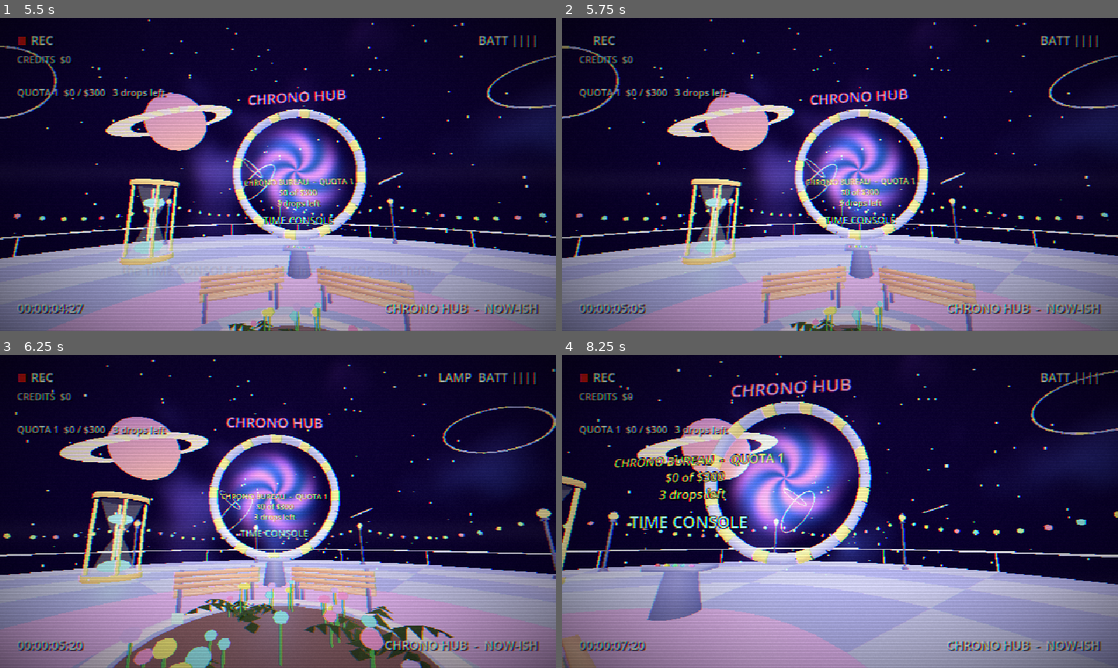
Above: before the commit, frames 1-4 (two rows, left to right).
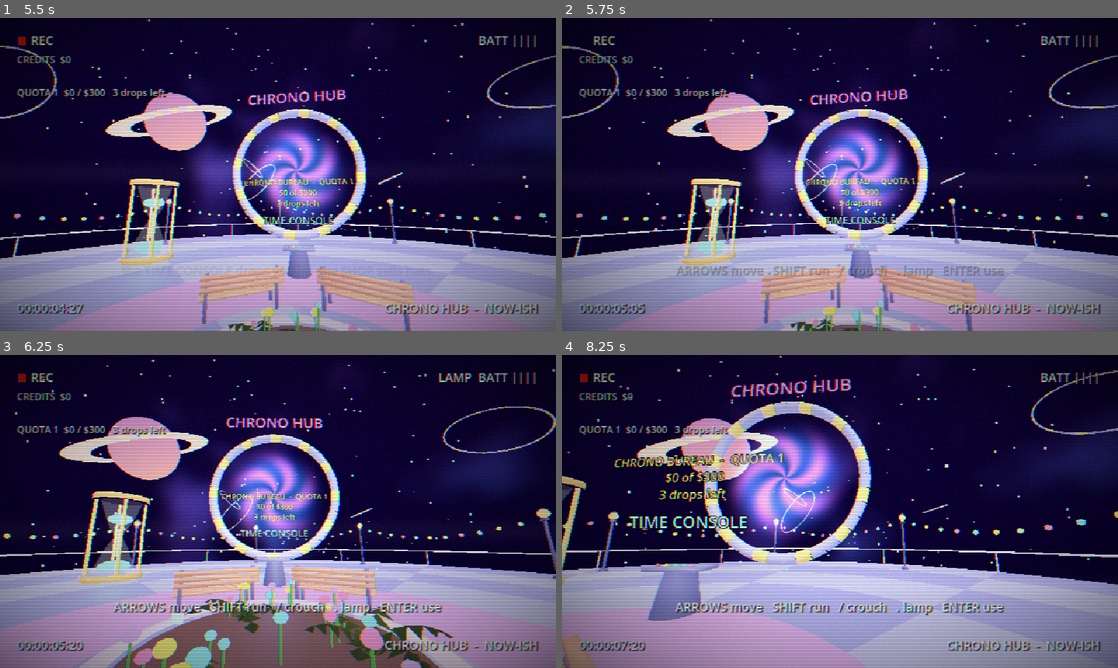
Above: after the commit, the same moments.

Repository: scarbone98/deep-time
Game: Godot game, scene res://scenes/main.tscn
The game is run twice, just before and just after one commit, with the same random seed, the same clock (stepped at 60 frames per second) and the same inputs.
Inputs (mouse positions are in pixels of both pictures, inside the frame that each line leads up to):
- Up to frame 1 (5.5 s): click "PLAY" at 0.5 s; tap Enter at 1.25 s; move the mouse to (305, 174) at 1.27 s; hold C (crouch) 1.28-2.03 s; hold Up (fwd) from 1.28 s (still down); click (305, 174) at 1.42 s; tap Space (jump) at 1.52, 1.82, 2.27, 2.57, 3.77, 4.07, 4.52, 4.82, 5.27 s; tap Q (decoy) at 1.55, 2.1 s; move the mouse to (250, 174) at 2.02 s; tap G (drop) at 2.3 s; move the mouse to (289, 168) at 2.77 s; hold G (drop) 2.78-3.53 s; tap Z (emote1) at 3.05, 3.6 s; move the mouse to (272, 180) at 3.52 s; click (272, 180) at 3.67 s; tap X (emote2) at 3.8, 4.35 s; move the mouse to (316, 177) at 4.27 s; tap V (emote3) at 4.55, 5.1 s; tap M (mute) at 4.9 s; move the mouse to (233, 171) at 5.02 s; tap B (emote4) at 5.3 s
- Up to frame 2 (5.75 s): keep holding Up (fwd); tap Space (jump) at 5.57 s
- Up to frame 3 (6.25 s): keep holding Up (fwd); move the mouse to (283, 511) at 5.77 s; hold F (light) from 5.78 s (still down); tap B (emote4) at 5.85 s; click (283, 511) at 5.92 s
- Up to frame 4 (8.25 s): move the mouse to (817, 505) at 6.52 s; release Up (fwd) at 6.53 s; release F (light) at 6.53 s; hold Right (right) 6.53-7.28 s; tap F (light) at 6.6 s; tap Space (jump) at 6.77, 7.07, 7.52, 7.82 s; tap R (scan) at 6.8 s; move the mouse to (867, 511) at 7.27 s; hold R (scan) 7.28-8.03 s; hold Up (fwd) from 7.28 s (still down); tap Shift (sprint) at 7.55, 8.1 s; move the mouse to (812, 511) at 8.02 s; click (812, 511) at 8.17 s

Frame 1 is identical in both runs. In frame 2, 1.0% of the frame differs, in the area x 20-80%, y 79-84%; in frame 3, 1.3%; in frame 4, 1.4%, in the area x 20-80%, y 78-84%.

Commit message:
Controls: arrows and the keys round them, so add-ons can't eat E and D
Arrows move, Enter grabs/uses, Backspace drops, \ throws, / crouches,
. lamp, , decoy, ; scan, ' flash. The old letters still work as a second
binding. The hub shows the scheme on arrival, and the prompts name the
new keys.

Also fixes the console and shop never opening from the keyboard: the
press that opened them closed them again in the same handler.

Co-Authored-By: Claude Opus 5.5 <noreply@anthropic.com>

Diff:
--- a/src/main.gd
+++ b/src/main.gd
@@ -686,13 +686,17 @@
 
 
 func _input_map() -> void:
+	# Arrows and the keys round them first: browser add-ons (Vim-style ones
+	# like Surfingkeys) grab letters such as D and E before the game sees
+	# them. The old letters still work as a second binding.
 	var m := {
-		"fwd": [KEY_W, KEY_UP], "back": [KEY_S, KEY_DOWN], "left": [KEY_A, KEY_LEFT], "right": [KEY_D, KEY_RIGHT],
-		"sprint": [KEY_SHIFT], "crouch": [KEY_C], "light": [KEY_F], "use": [KEY_E], "drop": [KEY_G], "jump": [KEY_SPACE], "decoy": [KEY_Q],
-		"scan": [KEY_R], "stun": [KEY_H],
+		"fwd": [KEY_UP, KEY_W], "back": [KEY_DOWN, KEY_S], "left": [KEY_LEFT, KEY_A], "right": [KEY_RIGHT, KEY_D],
+		"sprint": [KEY_SHIFT], "crouch": [KEY_SLASH, KEY_C], "light": [KEY_PERIOD, KEY_F], "use": [KEY_ENTER, KEY_KP_ENTER, KEY_E],
+		"drop": [KEY_BACKSPACE, KEY_G], "jump": [KEY_SPACE], "decoy": [KEY_COMMA, KEY_Q],
+		"scan": [KEY_SEMICOLON, KEY_R], "stun": [KEY_APOSTROPHE, KEY_H],
 		"sens_down": [KEY_BRACKETLEFT], "sens_up": [KEY_BRACKETRIGHT],
 		"slot1": [KEY_1], "slot2": [KEY_2], "slot3": [KEY_3], "slot4": [KEY_4], "slot5": [KEY_5], "slot6": [KEY_6],
-		"throw": [KEY_T], "emote1": [KEY_Z], "emote2": [KEY_X], "emote3": [KEY_V], "emote4": [KEY_B], "mute": [KEY_M],
+		"throw": [KEY_BACKSLASH, KEY_T], "emote1": [KEY_Z], "emote2": [KEY_X], "emote3": [KEY_V], "emote4": [KEY_B], "mute": [KEY_M],
 	}
 	for a in m:
 		if InputMap.has_action(a):
@@ -993,11 +997,13 @@
 			tips.append([("+%s" % Run.cash(Run.last_haul)) if Run.last_haul > 0 else "came home empty-handed", 3.5])
 			Run.last_haul = -1
 		tips.append(["the TIME CONSOLE drops you in.  the SHOP sells hats.", 5.0])
+		if not touch:
+			tips.append(["ARROWS move   SHIFT run   / crouch   . lamp   ENTER use", 5.0])
 	else:
 		tips = [["", 1.0], ["%s  -  %s" % [cond.get("name", "CLEAR"), cond.get("about", "")], 4.0], ["the rift stays open for 7 minutes.", 3.5],
 			["carry loot back and set it down on the rift's carpet.  it all comes home with you.", 5.5],
 			["eggs are worth the most.  their parents disagree.", 4.0], [era.tip, 4.0],
-			["E grab   G drop   T throw   1-4 / wheel switch hands   Q decoy" if not touch else "GRAB it.  DROP it on the rift's carpet.", 5.0]]
+			["ENTER grab   BACKSPACE drop   \\ throw   1-4 / wheel switch hands   , decoy" if not touch else "GRAB it.  DROP it on the rift's carpet.", 5.0]]
 	if mode == "client":
 		if not touch:
 			tips.push_front(["click to grab the camera", 3.0])
@@ -2122,14 +2128,14 @@
 	lines.append("")
 	lines.append(_quota_text())
 	if Run.decoys > 0:
-		lines.append("DECOYS  %d%s" % [Run.decoys, "" if touch else "  (Q)"])
+		lines.append("DECOYS  %d%s" % [Run.decoys, "" if touch else "  ( , )"])
 	var tools := []
 	if int(Run.gear.get("shovel", 0)) > 0:
 		tools.append("SHOVEL" + ("" if touch else " (click)"))
 	if int(Run.gear.get("scanner", 0)) > 0:
-		tools.append("SCAN" + ("" if touch else " (R)"))
+		tools.append("SCAN" + ("" if touch else " ( ; )"))
 	if int(Run.gear.get("flash", 0)) > 0:
-		tools.append("FLASH x%d" % local.flash_left + ("" if touch else " (H)"))
+		tools.append("FLASH x%d" % local.flash_left + ("" if touch else " ( ' )"))
 	if not tools.is_empty():
 		lines.append("  ".join(tools))
 	hud.set_list("\n".join(lines))
@@ -2221,6 +2227,8 @@
 # ================================================================ frame
 
 func _unhandled_input(e: InputEvent) -> void:
+	# the press that opens the console or shop mustn't also close it below
+	var ui_was := ui
 	if state == "play" and local.alive and not local.through and ui == "":
 		if e.is_action_pressed("use"):
 			_use()
@@ -2254,7 +2262,7 @@
 		Run.sens = clampf(Run.sens + (0.1 if e.is_action_pressed("sens_up") else -0.1), 0.2, 3.0)
 		Run.save()
 		hud.say([["look sensitivity  %.1f   ( [ and ] )" % Run.sens, 1.5]])
-	if e.is_action_pressed("use") and (ui == "console" or ui == "shop"):
+	if e.is_action_pressed("use") and (ui_was == "console" or ui_was == "shop"):
 		_close_ui()
 		get_viewport().set_input_as_handled()
 		return
@@ -2394,15 +2402,15 @@
 		was.targeted = false
 	if target_loot:
 		target_loot.targeted = true
-		hud.prompt(("GRAB" if touch else "E  grab") + "  %s" % target_loot.item_name)
+		hud.prompt(("GRAB" if touch else "ENTER  grab") + "  %s" % target_loot.item_name)
 	elif target_spot == "rift":
-		hud.prompt(("HOME" if touch else "E") + "  go home now   (the crew takes " + Run.cash(_pad_value() + home_value) + ")")
+		hud.prompt(("HOME" if touch else "ENTER") + "  go home now   (the crew takes " + Run.cash(_pad_value() + home_value) + ")")
 	elif target_spot != "":
-		hud.prompt(("USE" if touch else "E") + "  " + {"console": "TIME CONSOLE", "shop": "SHOP"}[target_spot])
+		hud.prompt(("USE" if touch else "ENTER") + "  " + {"console": "TIME CONSOLE", "shop": "SHOP"}[target_spot])
 	elif local.held_item() >= 0 and exit_node and exit_node.on_pad(local):
-		hud.prompt(("DROP" if touch else "G") + "  set it down on the carpet")
+		hud.prompt(("DROP" if touch else "BACKSPACE") + "  set it down on the carpet")
 	elif local.held_item() >= 0 and loot[local.held_item()].two_handed and not hub:
-		hud.prompt("both hands full" + ("" if touch else "  -  G drop   T throw"))
+		hud.prompt("both hands full" + ("" if touch else "  -  BACKSPACE drop   \\ throw"))
 	elif local.free_slot() < 0 and not hub:
 		hud.prompt("hands full  -  take it back to the rift")
 	else:
--- a/src/shop.gd
+++ b/src/shop.gd
@@ -42,7 +42,7 @@
 	{"id": "scanner", "name": "SCANNER", "costs": [180], "about": "R: pings loot values and nearby creatures"},
 	{"id": "flash", "name": "STUN FLASH", "costs": [220], "about": "H: blinds every hunter that can see you. 3 charges a drop"},
 	{"id": "walkie", "name": "WALKIE-TALKIE", "costs": [80], "about": "talk to friends with walkies from anywhere (co-op)"},
-	{"id": "decoy", "name": "SQUEAKY DECOY", "costs": [35], "about": "Q: throw it; it squeaks and draws the hunter"},
+	{"id": "decoy", "name": "SQUEAKY DECOY", "costs": [35], "about": "COMMA: throw it; it squeaks and draws the hunter"},
 	{"id": "pack", "name": "BIGGER POCKETS", "costs": [250, 600], "about": "+1 hand slot per level"},
 	{"id": "battery", "name": "LONG-LIFE BATTERY", "costs": [200], "about": "the lamp lasts twice as long"},
 	{"id": "stabilizer", "name": "RIFT STABILIZER", "costs": [300, 700], "about": "the rift stays open 1 more minute per level (for the whole crew)"},
